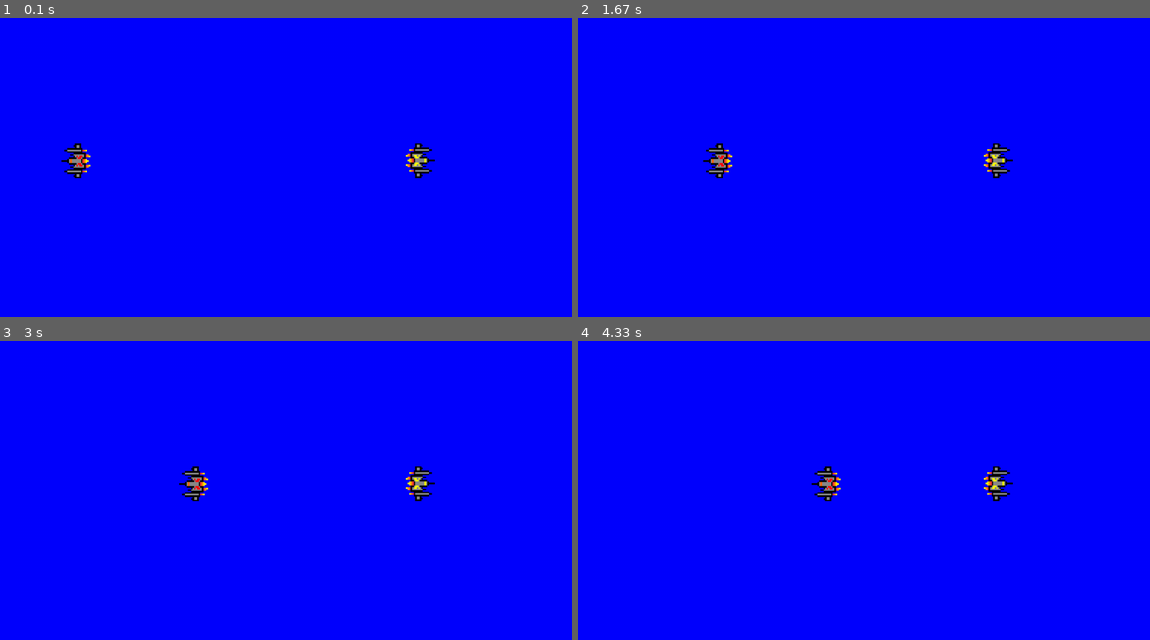
Above: before the commit, frames 1-4 (two rows, left to right).
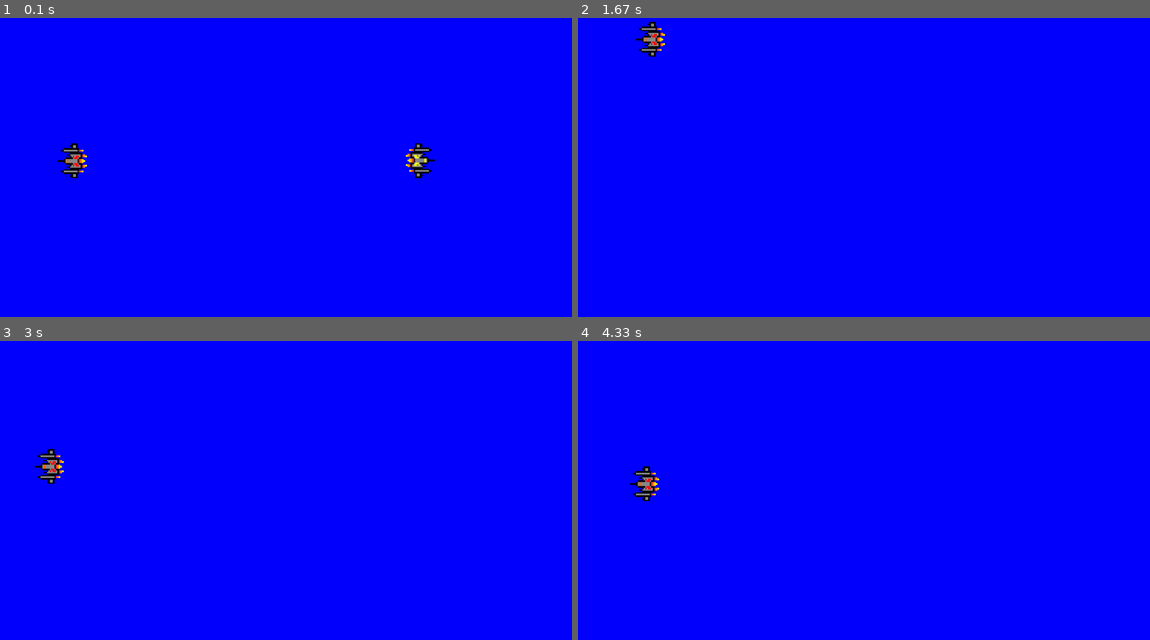
Above: after the commit, the same moments.

Repository: khanyicode/Spaceship_game_using_pygame
Game: pygame game, started from game.py
Two runs of this game, one before a commit and one after it. Both use one fixed random seed, a clock stepped at 60 frames per second and the inputs below.
Inputs:
- Up to frame 1 (0.1 s): no input
- Up to frame 2 (1.67 s): hold A 0.33-0.8 s; hold Right 0.33-0.8 s; hold Right 0.83-1.3 s; hold D 0.83-1.3 s; hold Up 1.33-1.63 s; hold W 1.33-1.63 s
- Up to frame 3 (3 s): hold Right 1.67-2.13 s; hold D 1.67-2.13 s; hold Left 2.17-2.7 s; hold A 2.17-2.7 s; hold Down from 2.73 s (still down); hold S from 2.73 s (still down)
- Up to frame 4 (4.33 s): release Down at 3.03 s; release S at 3.03 s; hold Left 3.07-3.47 s; hold A 3.07-3.47 s; hold Right from 3.9 s (still down); hold D from 3.9 s (still down)

The runs differ from the first frame. In frame 1, 0.3% of the frame differs, in the area x 10-16%, y 41-54%; in frame 2, 1.0%; in frame 3, 1.0%; in frame 4, 1.0%, in the area x 9-77%, y 41-54%.

Commit message:
handled_spaceship_movements

Diff:
--- a/game.py
+++ b/game.py
@@ -1,7 +1,7 @@
 import pygame
 from pygame import mixer
 import os
-import time
+
 
 # This is to create the dimensions
 WIDTH, HEIGHT = 1000, 600
@@ -11,13 +11,14 @@
 pygame.display.set_caption("MINI GAME")
 BLUE = (0, 0, 255)
 FPS = 70
+velocity=10
 SPACESHIP_WIDTH, SPACESHIP_HEIGHT = 60, 50
 
 # Initial positions of spaceships
 red_x, red_y = 100, 300
 yellow_x, yellow_y = 700, 300
+
 # Fix the paths and scale the images correctly
-
 def define_ships(spaceship_yellow, spaceship_red):
     YELLOW_SPACESHIP_IMAGE = pygame.image.load(os.path.join('Assets', f'{spaceship_yellow}.png'))
     YELLOW_SPACESHIP_IMAGE = pygame.transform.rotate(pygame.transform.scale(YELLOW_SPACESHIP_IMAGE, (SPACESHIP_WIDTH, SPACESHIP_HEIGHT)), 90)
@@ -36,7 +37,6 @@
 
 
 def track_position(red_x, yellow_x):
-
     # checking for frontal collision
     if red_x + ((SPACESHIP_WIDTH // 2) + 15) >= yellow_x:
         return True
@@ -49,10 +49,33 @@
     return crash_sound
 
 
+def handle_red_spaceship_movement(keys_pressed):
+    global red_x, red_y
+    if keys_pressed[pygame.K_a]:  # moving to the left
+        red_x -= velocity
+    if keys_pressed[pygame.K_d]:  # moving to the right
+        red_x += velocity
+    if keys_pressed[pygame.K_w]:  # moving up
+        red_y -= velocity
+    if keys_pressed[pygame.K_s]:  # moving down
+        red_y += velocity
+
+
+def handle_yellow_spaceship_movement(keys_pressed):
+    global yellow_x, yellow_y
+    if keys_pressed[pygame.K_LEFT]:  # moving to the left
+        yellow_x -= velocity
+    if keys_pressed[pygame.K_RIGHT]:  # moving to the right
+        yellow_x += velocity
+    if keys_pressed[pygame.K_UP]:  # moving up
+        yellow_y -= velocity
+    if keys_pressed[pygame.K_DOWN]:  # moving down
+        yellow_y += velocity
+
+
 # This is the main function where the whole game runs
 def main():
-    global red_x  # Declare red_x as a global variable
-
+    global red_x, yellow_x, red_y, yellow_y
 
     YELLOW_SPACESHIP_IMAGE, RED_SPACESHIP_IMAGE = define_ships('spaceship_yellow', 'spaceship_red')
 
@@ -64,19 +87,13 @@
     while play_game:
         clock.tick(FPS)
 
-        # This is for checking all the events that take place in the game
         for event in pygame.event.get():
             if event.type == pygame.QUIT:
                 play_game = False
 
-        # Move the red spaceship
-        if track_position(red_x, yellow_x):
-            crash_sound.play()
-            time.sleep(5)
-            red_x = 100
-            continue
-        red_x += 1
-
+        keys_pressed = pygame.key.get_pressed()
+        handle_yellow_spaceship_movement(keys_pressed)
+        handle_red_spaceship_movement(keys_pressed)
         drawings(YELLOW_SPACESHIP_IMAGE, RED_SPACESHIP_IMAGE)
 
 if __name__ == "__main__":
